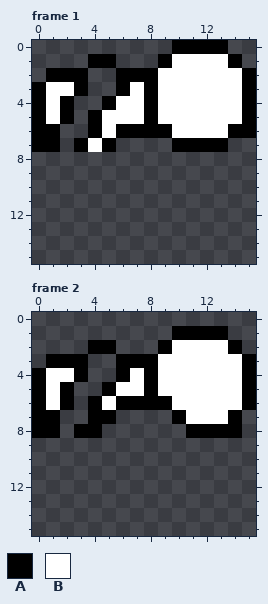
Two states of a pixel-art file, Sprites/sprites/npc-grabbed.aseprite. This is how it looked before the edit.
16x16 pixels, 8 frames. Shown: frame 1, frame 2. The commit also changed other frames, which this record leaves out.
Palette (. is transparent): A #000000  B #ffffff
Pixels before, frame 1, first column x 0:
0 ..........AAAA..
1 ....AA...ABBBBA.
2 .AAA..AAABBBBBBA
3 ABBA..ABABBBBBBA
4 ABA..ABBABBBBBBA
5 ABA.ABBBABBBBBBA
6 AA..ABAAAABBBBAA
7 AA.ABA....AAAA..
Pixels before, frame 2, first column x 0:
1 ..........AAAA..
2 ....AA...ABBBBA.
3 .AAA..AAABBBBBBA
4 ABBA..ABABBBBBBA
5 ABA..ABBABBBBBBA
6 ABA.ABAAAABBBBBA
7 AA..AA....ABBBA.
8 AA.AA......AAAA.
Now the later version:
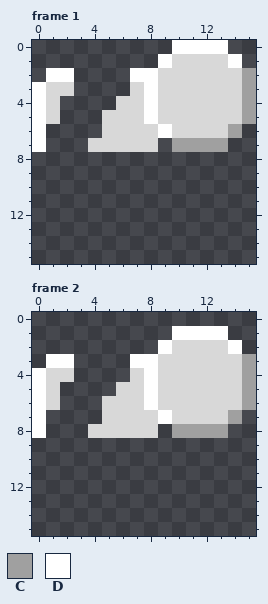
Colours new in this view: C #a0a0a0  D #ffffff
Log entry: Redid NPCs
What changed:
colour B: #ffffff -> #d8d8d8
Changed rows in their new state; - is a pixel that keeps its letter.
Frame 1:
first column x 0:
 0 ----------DDDD--
 1 ----..---D----D-
 2 -DD.--.DD------C
 3 D--.--.-D------C
 4 D-.--.--D------C
 5 D-.-.---D------C
 6 D.--.-BBBD----C.
 7 D.-.-BBBB-CCCC--
Frame 2:
first column x 0:
 1 ----------DDDD--
 2 ----..---D----D-
 3 -DD.--.DD------C
 4 D--.--.-D------C
 5 D-.--.--D------C
 6 D-.-.-BBDB-----C
 7 D.--.BBBBDB---C-
 8 D.-.BBBBB-CCCC.-
Boxes around the changes in both pictures, in picture pixels (x1, y1, x2, y2):
changed: (32, 40, 256, 152)
changed: (32, 326, 256, 438)
